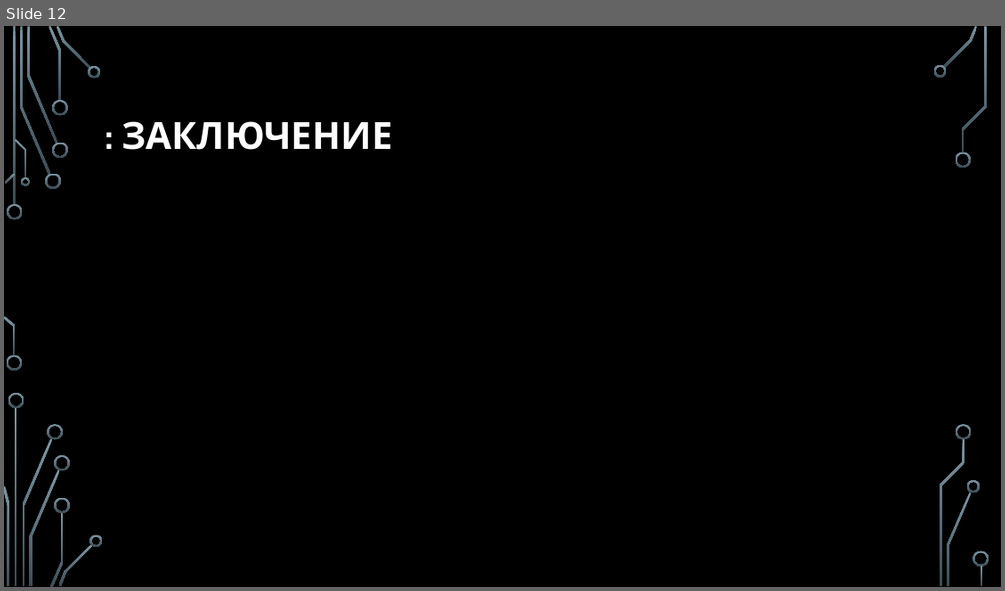
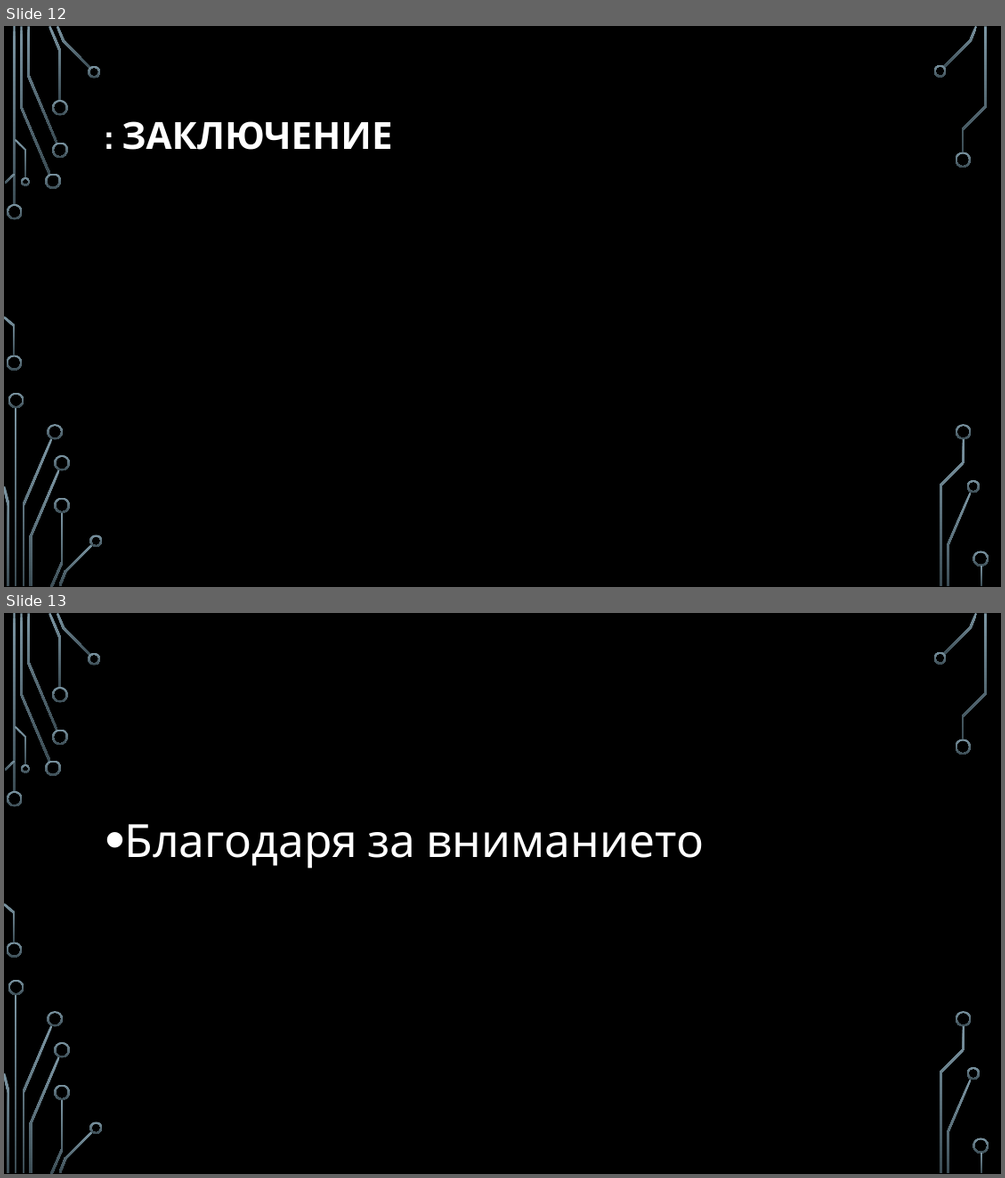
Before and after one commit to pgee-dzi2024/ThemeSP_2613, a slide deck: DR/защита.pptx. Shown one above the other, each under a label of ours: slide 12 before the commit, slides 12 and 13 after it. The pictures are 1005x591 and 1005x1178 pixels, drawn with LibreOffice and Linux fonts; fonts in the diff are those of the drawing; background and template pictures are left out. Boxes give left, top, right and bottom in pixels: in the first picture for what was removed or moved away, otherwise in the second. Text is boxed around its words. In the diff, an @@ line names an element or a change of style, - is before the commit and + after.

```diff
--- a/DR/защита.pptx
+++ b/DR/защита.pptx
@@ slide 13 added at (4,613,1001,1174), background picture (left out); not listed: 36 template elements that a slide beside it also shows @@
@@ text added at (125,824,704,868), 44 pt, text #FFFFFF @@
+• Благодаря за вниманието
```
Also in this commit, not shown: 1 slide removed.
